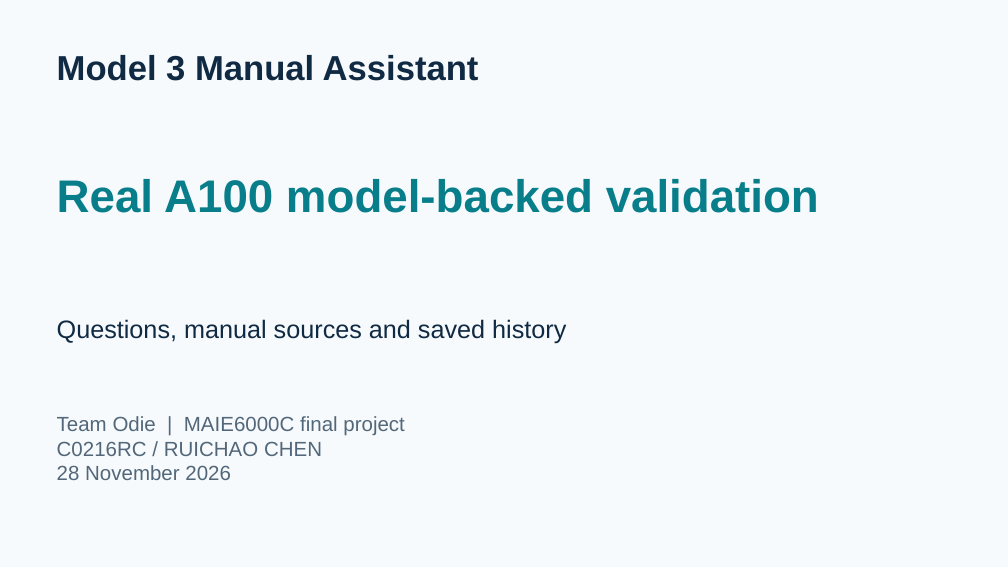
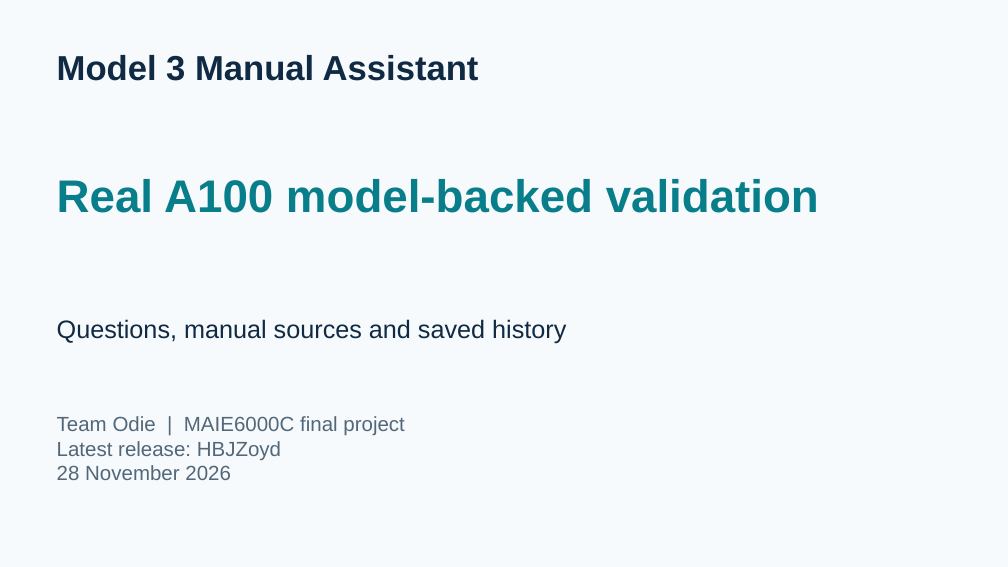
Before and after one commit to HBJZoyd/maie6000c, a slide deck: slide 1 of submissions/week13/Odie_W13_Final_Demo.pptx. Drawn at 1008x567 pixels with LibreOffice and Linux fonts; fonts in the diff are those of the drawing. Boxes give left, top, right and bottom in pixels: in the first picture for what was removed or moved away, otherwise in the second. Text is boxed around its words. In the diff, an @@ line names an element or a change of style, - is before the commit and + after.

```diff
--- a/submissions/week13/Odie_W13_Final_Demo.pptx
+++ b/submissions/week13/Odie_W13_Final_Demo.pptx
@@ text at box(57, 441, 281, 460): text changed @@
-C0216RC / RUICHAO CHEN
+Latest release: HBJZoyd
```
Also in this commit, not shown: 3 other slides changed, 33 other files.
